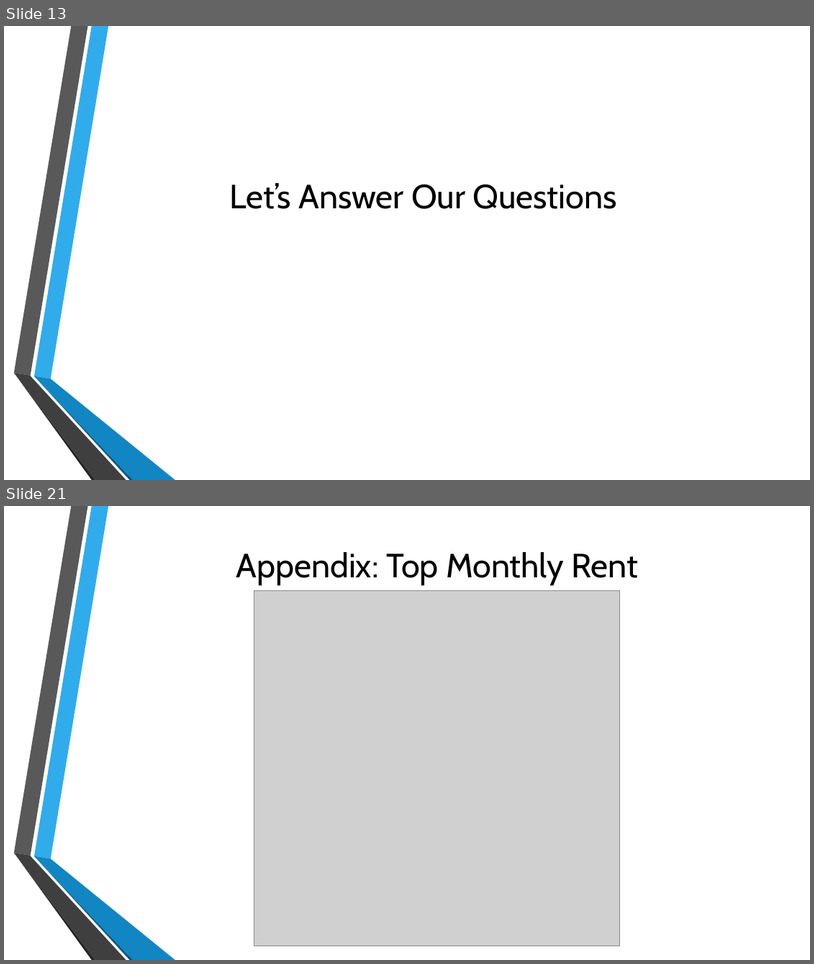
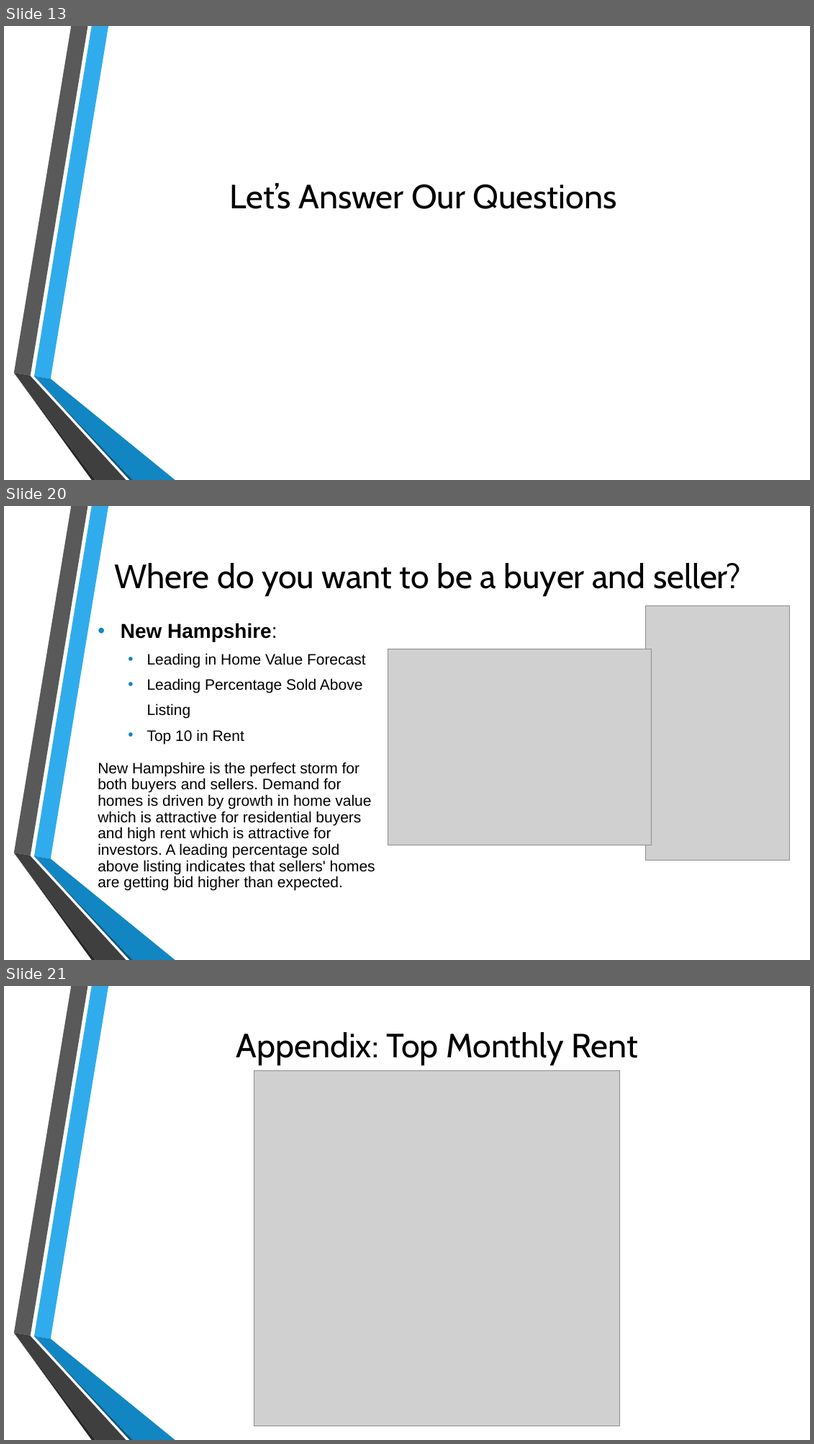
Before and after one commit to josephlomas/Project1_GroupRepo, a slide deck: Real Estate EDA.pptx. Shown one above the other, each under a label of ours: slides 13 and 21 before the commit, slides 13, 20 and 21 after it; the slides between them are not shown. The pictures are 814x964 and 814x1444 pixels, drawn with LibreOffice and Linux fonts; fonts in the diff are those of the drawing; grey boxes stand for pictures. Boxes give left, top, right and bottom in pixels: in the first picture for what was removed or moved away, otherwise in the second. Text is boxed around its words. In the diff, an @@ line names an element or a change of style, - is before the commit and + after.

```diff
--- a/Real Estate EDA.pptx
+++ b/Real Estate EDA.pptx
@@ slide 20 added at [4, 506, 810, 960], background #FFFFFF; not listed: 6 template elements that a slide beside it also shows @@
@@ title added at [114, 563, 741, 597], 40 pt, text #000000 @@
+Where do you want to be a buyer and seller?
@@ picture added at [646, 605, 790, 860] @@
@@ text added at [98, 623, 376, 890], 18 pt, text #000000 @@
+• New Hampshire:
+  • Leading in Home Value Forecast
+  • Leading Percentage Sold Above Listing
+  • Top 10 in Rent
+New Hampshire is the perfect storm for both buyers and sellers. Demand for homes is driven by growth in home value which is attractive for residential buyers and high rent which is attractive for investors. A leading percentage sold above listing indicates that sellers' homes are getting bid higher than expected.
@@ picture added at [388, 649, 652, 845] @@
```
Also in this commit, not shown: 11 slides changed, 2 other slides added, 3 slides removed, 1 other file.
